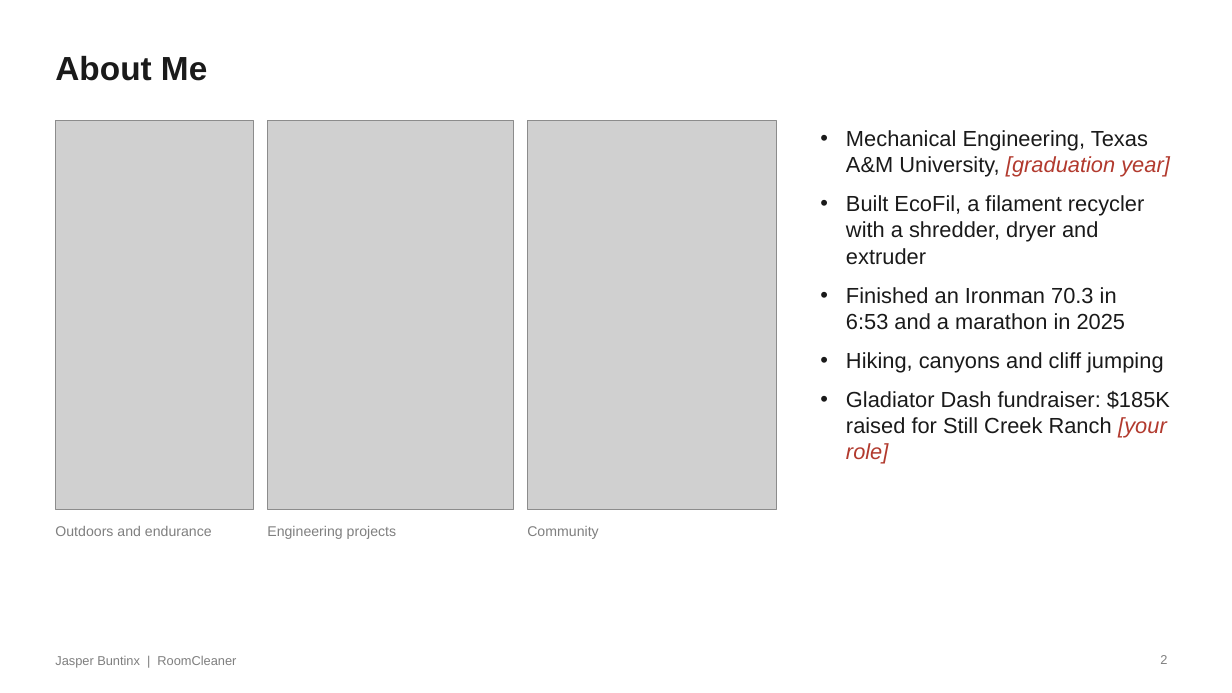
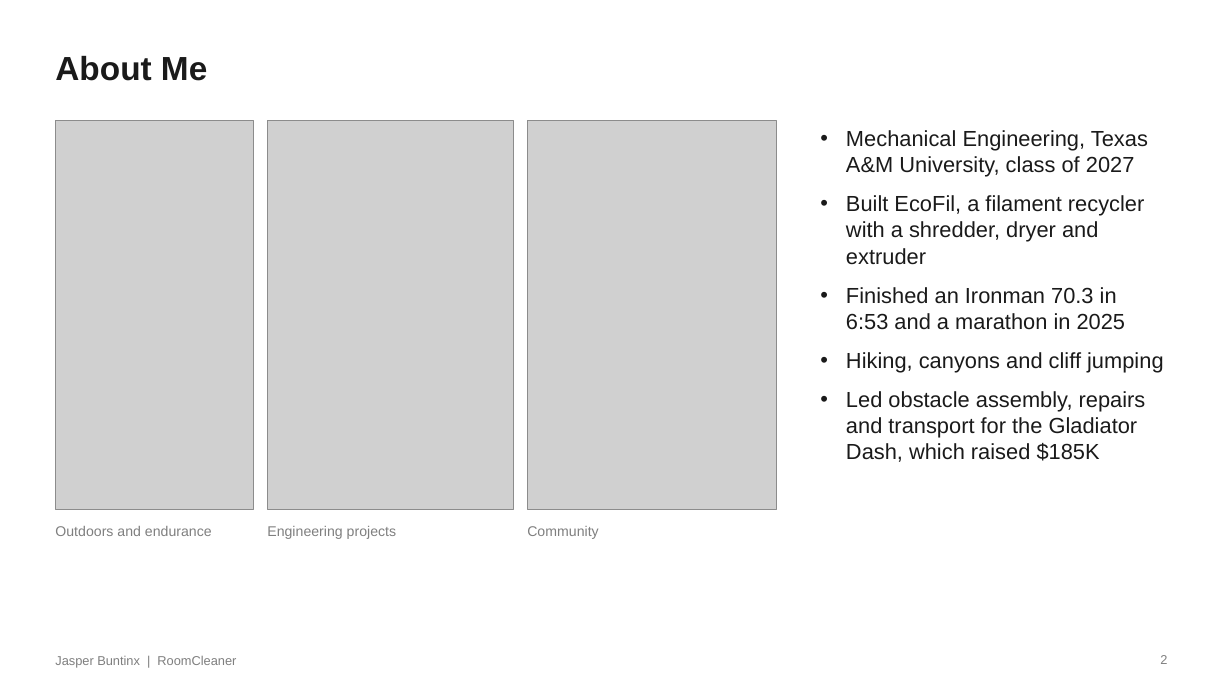
Before and after one commit to Jaspario1199/RoomCleaner, a slide deck: slide 2 of docs/presentation/deck_v7/RoomCleaner_Buntinx_Oct27_v7.pptx. Drawn at 1232x693 pixels with LibreOffice and Linux fonts; fonts in the diff are those of the drawing; grey boxes stand for pictures. Boxes give left, top, right and bottom in pixels: in the first picture for what was removed or moved away, otherwise in the second. Text is boxed around its words. In the diff, an @@ line names an element or a change of style, - is before the commit and + after.

```diff
--- a/docs/presentation/deck_v7/RoomCleaner_Buntinx_Oct27_v7.pptx
+++ b/docs/presentation/deck_v7/RoomCleaner_Buntinx_Oct27_v7.pptx
@@ text at box(846, 130, 1148, 177): text changed @@
-• Mechanical Engineering, Texas A&M University, [graduation year]
+• Mechanical Engineering, Texas A&M University, class of 2027
@@ text at box(846, 391, 1146, 462): text changed @@
-• Gladiator Dash fundraiser: $185K raised for Still Creek Ranch [your role]
+• Led obstacle assembly, repairs and transport for the Gladiator Dash, which raised $185K
```
Also in this commit, not shown: 4 other slides changed, 11 other files.
